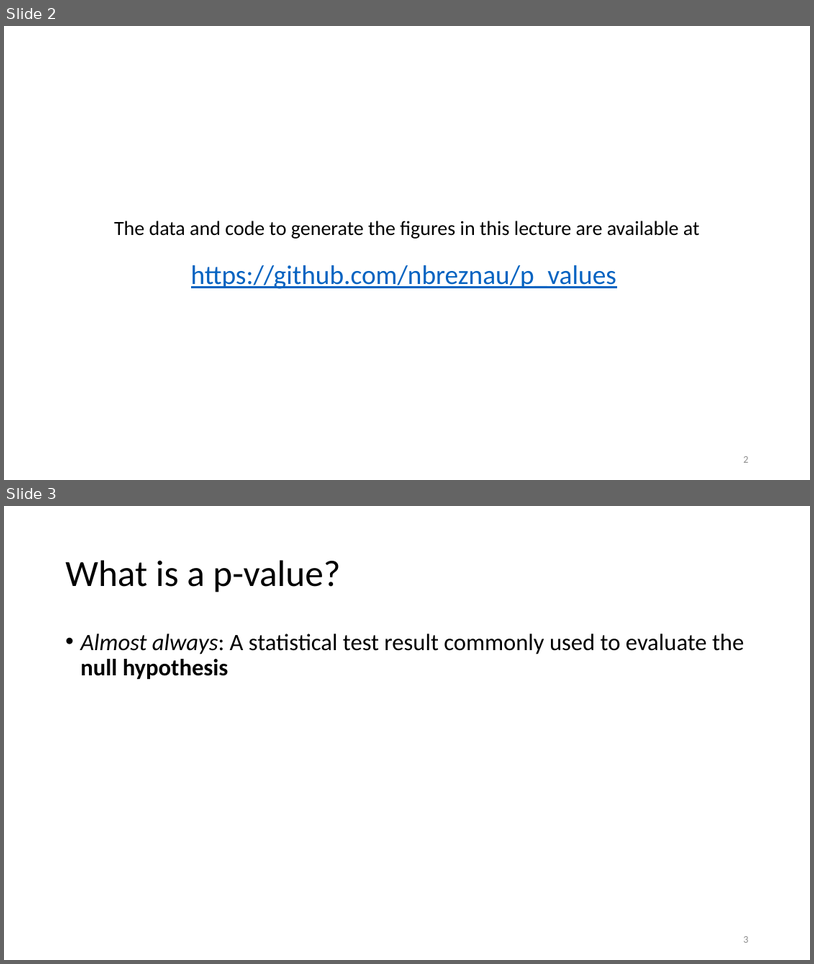
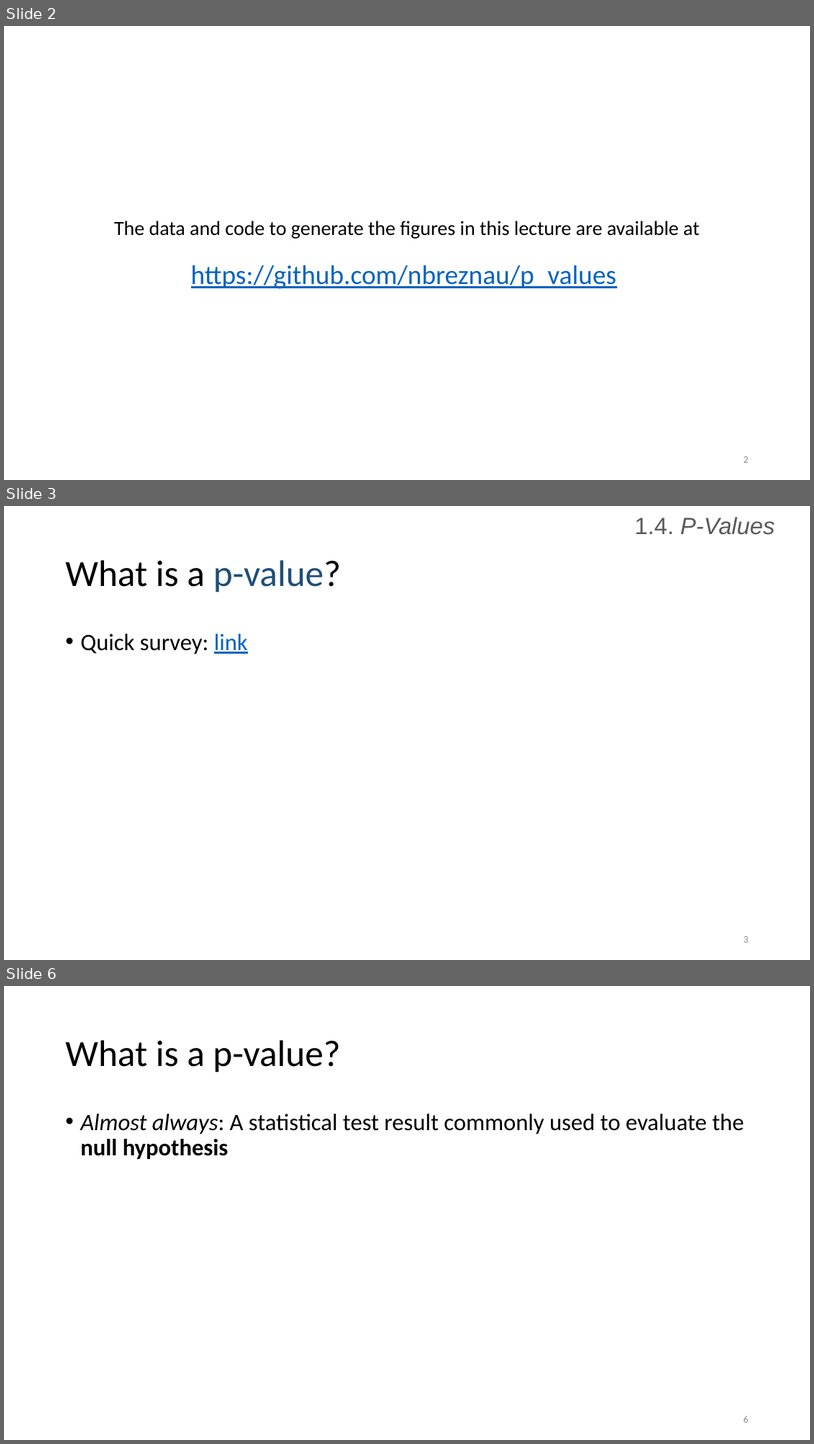
Before and after one commit to nbreznau/p_values, a slide deck: Breznau_Open_Science_P_Values.pptx. Shown one above the other, each under a label of ours: slides 2 and 3 before the commit, slides 2, 3 and 6 after it; the slides between them are not shown. The pictures are 814x964 and 814x1444 pixels, drawn with LibreOffice and Linux fonts; fonts in the diff are those of the drawing; background and template pictures are left out. Boxes give left, top, right and bottom in pixels: in the first picture for what was removed or moved away, otherwise in the second. Text is boxed around its words. In the diff, an @@ line names an element or a change of style, - is before the commit and + after.

```diff
--- a/Breznau_Open_Science_P_Values.pptx
+++ b/Breznau_Open_Science_P_Values.pptx
@@ slide 3 added at [4,506,810,960], background #FFFFFF @@
@@ text added at [635,517,775,535], 28 pt, text #595959, italic @@
+1.4. P-Values
@@ title added at [65,560,341,592], 44 pt, text #000000 @@
+What is a p-value?
@@ text added at [80,633,248,654], 28 pt, text #000000 @@
+• Quick survey: link
@@ page number added at [743,936,748,942], 12 pt, text #8C8C8C @@
+3
@@ what was slide 3 is now slide 6 @@
@@ page number at [743,1416,748,1422]: text changed @@
-3
+6
```
Also in this commit, not shown: 3 other slides added.
